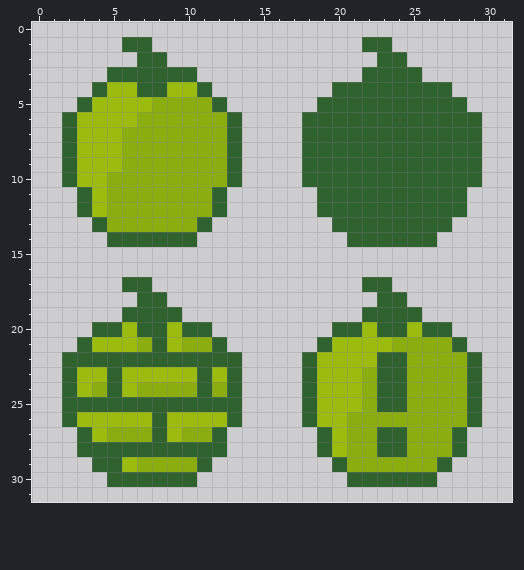
File history of a pixel-art file, Aseprite/Apples.aseprite. The picture above is the old version.
32x32 pixels, 1 frame. Colours within 5 levels of each other are drawn and written as one.
And afterwards:
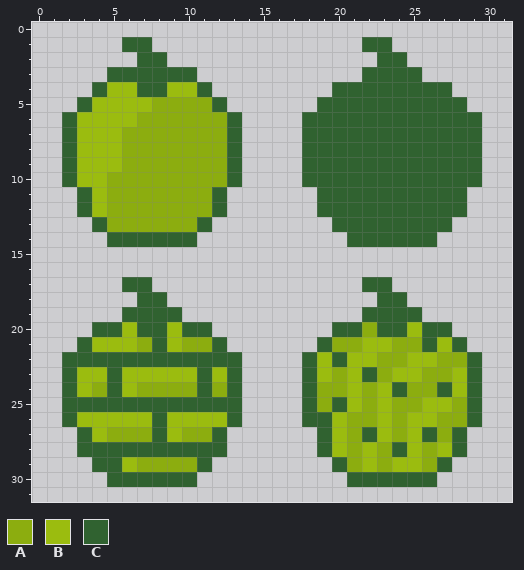
Palette (. is transparent): A #8cad0f  B #9bbc0f  C #306230
From the commit log: add appleJellyApple
Difference:
@@ x 17..30 @@
 19 .....CCCC.....
-20 ...CCBCCBCC...
-21 ..CBBBBAAAAC..
-22 .CBBBBCCAAAAC.
-23 .CBBBACCAAAAC.
-24 .CBBBACCAAAAC.
-25 .CBBBACCAAAAC.
-26 .CBBAAAAAAAAC.
-27 ..CBAACCAAAC..
-28 ..CBAACCAAAC..
-29 ...CAAAAAAC...
+20 ...CCACCBCC...
+21 ..CAABBAACBC..
+22 .CBCBBAABBAAC.
+23 .CBABCABBAABC.
+24 .CAABABCAACBC.
+25 .CACBABAABBAC.
+26 .CCBAABABBAAC.
+27 ..CBACBABCAC..
+28 ..CBABACBABC..
+29 ...CABABBAC...
 30 ....CCCCCC....
